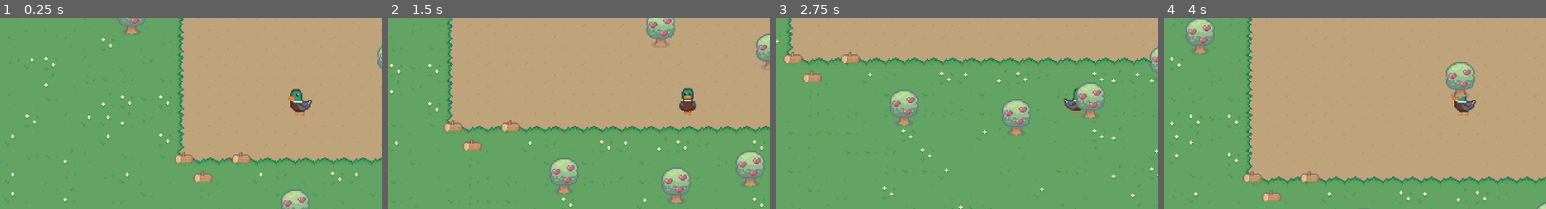
Above: before the commit, frames 1-4 (left to right).
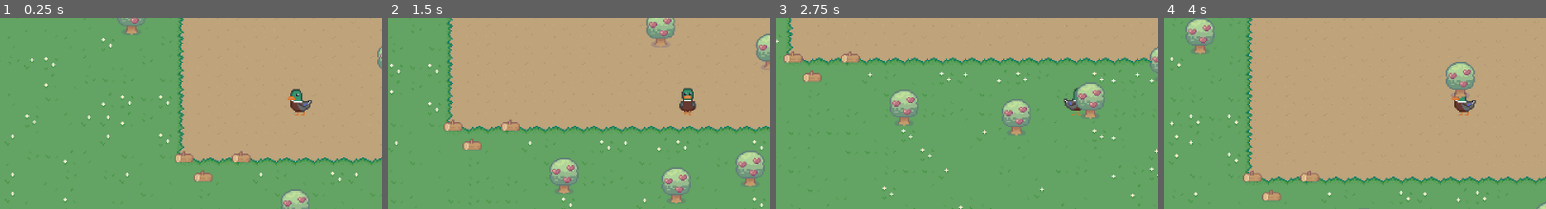
Above: after the commit, the same moments.

Repository: seppeLenaerts/animal-farm
Game: Godot game, scene res://main.tscn
Same seed, same stepped clock (60 frames per second), same inputs: the game is played once before the commit and once after it.
Inputs (mouse positions are % of the whole screen's width and height, from its top left):
- Up to frame 1 (0.25 s): no input
- Up to frame 2 (1.5 s): tap Enter at 0.5 s; move the mouse to (37, 70) at 0.52 s; hold Right (move_right) 0.53-1.28 s; click (37, 70) at 0.67 s; move the mouse to (27, 65) at 1.27 s; hold Down (move_down) from 1.28 s (still down); click (27, 65) at 1.42 s
- Up to frame 3 (2.75 s): move the mouse to (19, 39) at 2.02 s; release Down (move_down) at 2.03 s; hold Right (move_right) from 2.03 s (still down); click (19, 39) at 2.17 s
- Up to frame 4 (4 s): move the mouse to (40, 12) at 2.77 s; release Right (move_right) at 2.78 s; hold Up (move_up) 2.78-3.53 s; click (40, 12) at 2.92 s; move the mouse to (49, 21) at 3.52 s; hold A (move_left) from 3.53 s (still down); click (49, 21) at 3.67 s
The pictures show only the part of the screen within x 11-61%, y 28-78%; the shares and areas given below are measured in that part.

The runs differ from the first frame. In frame 1, 0.2% of the frame differs, in the area x 45-66%, y 69-86%; in frame 2, 0.2%; in frame 3, 0.2%; in frame 4, 0.2%.

Commit message:
Fix branch sprite

Diff:
--- a/scenes/objects/nature/branch.tscn
+++ b/scenes/objects/nature/branch.tscn
@@ -10,7 +10,7 @@
 
 [sub_resource type="AtlasTexture" id="AtlasTexture_q6kth"]
 atlas = ExtResource("1_nmaa5")
-region = Rect2(80, 35, 16, 9)
+region = Rect2(80, 35, 16, 10)
 
 [sub_resource type="RectangleShape2D" id="RectangleShape2D_6ur0s"]
 size = Vector2(16, 8)
